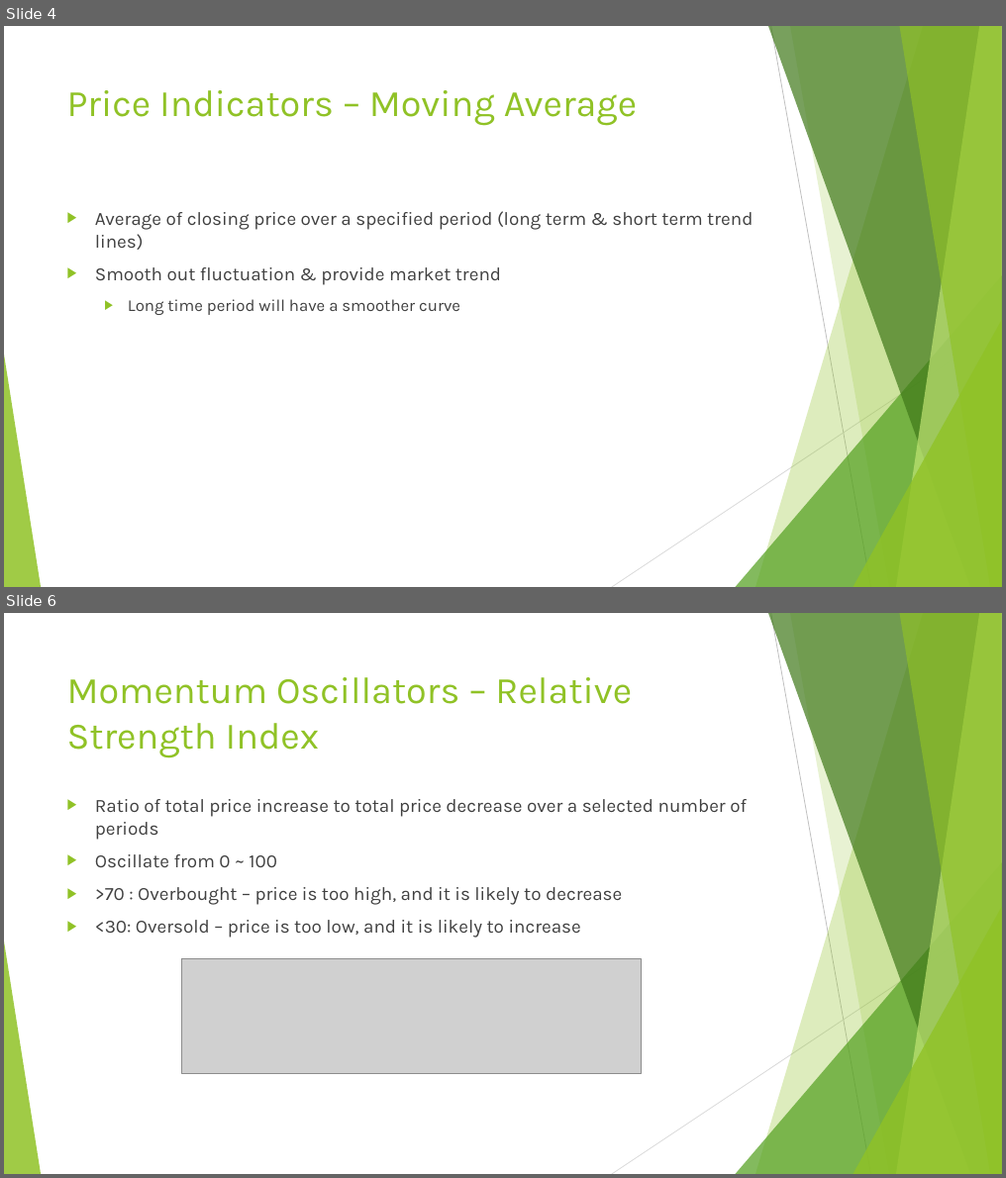
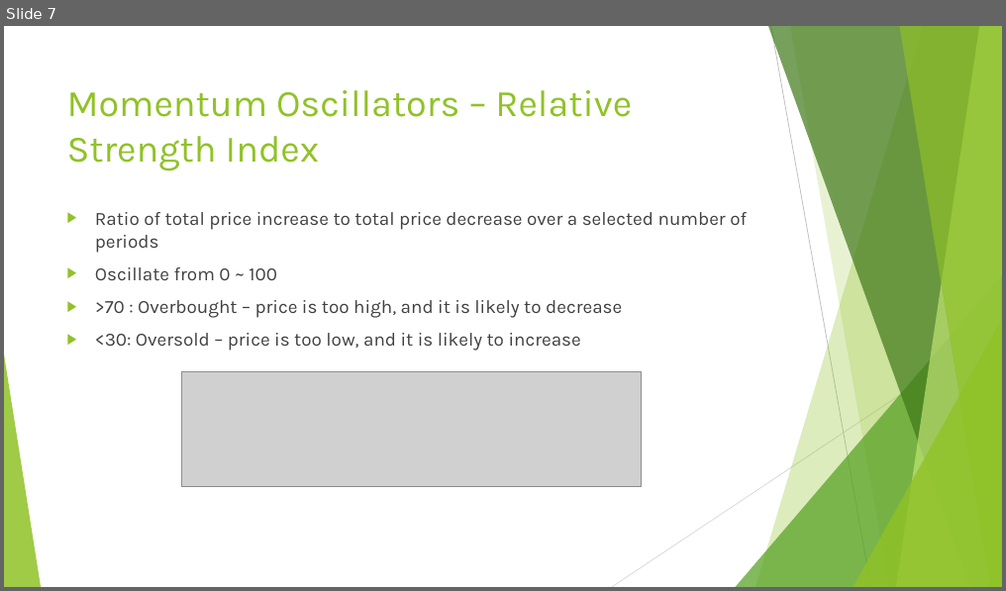
Before and after one commit to Charmendar/ComputeFinance_Presnstation, a slide deck: Technical Analysis-comparison.pptx. Shown one above the other, each under a label of ours: slides 4 and 6 before the commit, slide 7 after it; the slides between them are not shown. The pictures are 1006x1178 and 1006x591 pixels, drawn with LibreOffice and Linux fonts; fonts in the diff are those of the drawing; grey boxes stand for pictures. Boxes give left, top, right and bottom in pixels: in the first picture for what was removed or moved away, otherwise in the second. Text is boxed around its words. In the diff, an @@ line names an element or a change of style, - is before the commit and + after.

```diff
--- a/Technical Analysis-comparison.pptx
+++ b/Technical Analysis-comparison.pptx
@@ slide 4 removed at [4, 26, 1002, 587], background #FFFFFF; not listed: 10 template elements that a slide beside it also shows @@
@@ title removed at [67, 90, 637, 126] @@
-Price Indicators – Moving Average
@@ text removed at [95, 211, 752, 315] @@
-▶ Average of closing price over a specified period (long term & short term trend lines)
-▶ Smooth out fluctuation & provide market trend
-  ▶ Long time period will have a smoother curve
@@ what was slide 6 is now slide 7 @@
```
Also in this commit, not shown: 6 slides changed, 2 slides added.
